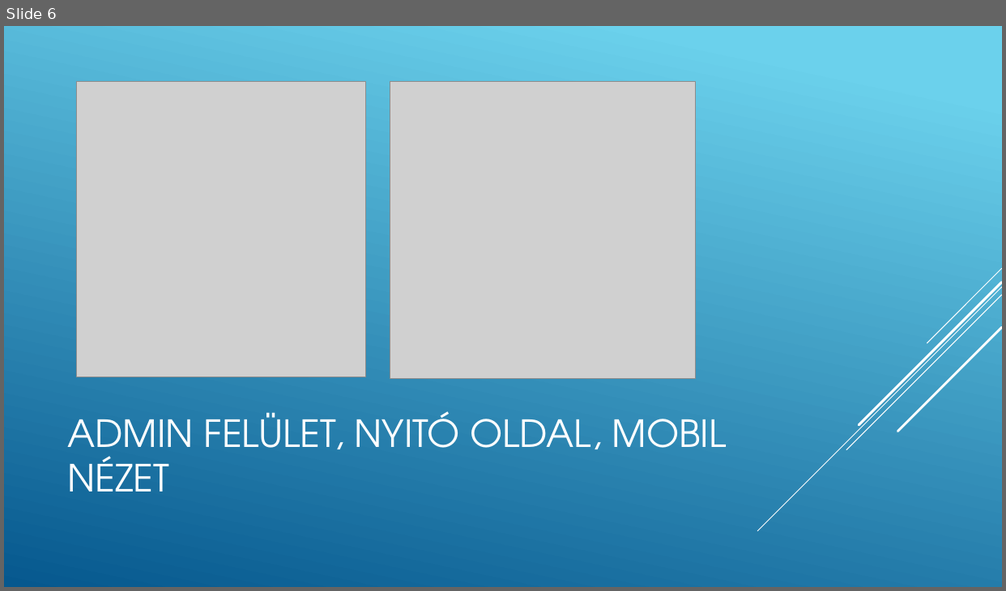
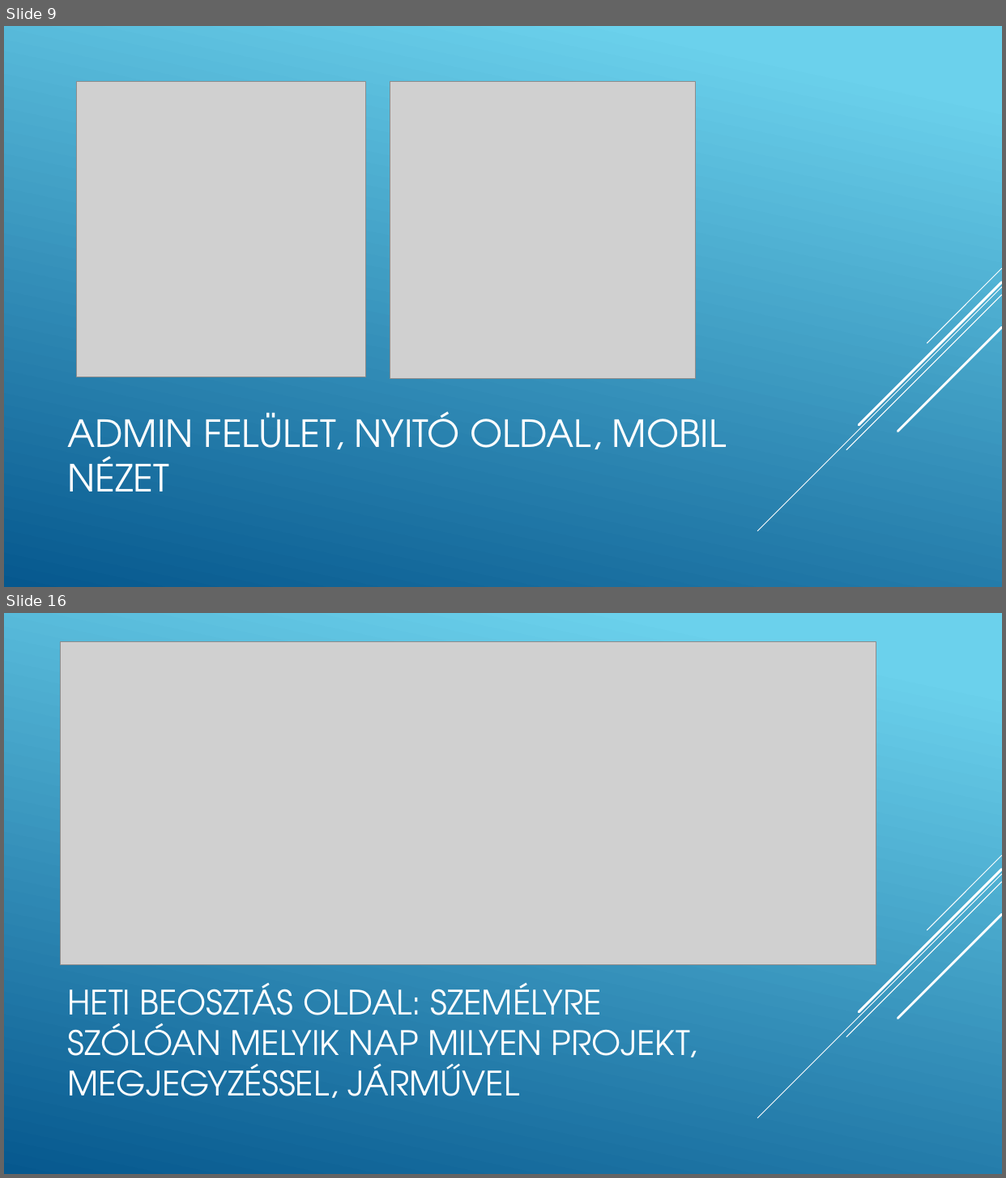
Before and after one commit to GroszFerenc/projektfeladat, a slide deck: grosz_ferenc_prezentacio.pptx. Shown one above the other, each under a label of ours: slide 6 before the commit, slides 9 and 16 after it; the slides between them are not shown. The pictures are 1006x591 and 1006x1178 pixels, drawn with LibreOffice and Linux fonts; fonts in the diff are those of the drawing; grey boxes stand for pictures. Boxes give left, top, right and bottom in pixels: in the first picture for what was removed or moved away, otherwise in the second. Text is boxed around its words. In the diff, an @@ line names an element or a change of style, - is before the commit and + after.

```diff
--- a/grosz_ferenc_prezentacio.pptx
+++ b/grosz_ferenc_prezentacio.pptx
@@ slide 16 added at (4, 613, 1002, 1174), background gradient #6ED2EB to #06588E; not listed: 5 template elements that a slide beside it also shows @@
@@ picture added at (60, 642, 876, 965) @@
@@ title added at (67, 983, 698, 1098), 32.4 pt, text #FFFFFF @@
+HETI BEOSZTÁS OLDAL: SZEMÉLYRE SZÓLÓAN MELYIK NAP MILYEN PROJEKT, MEGJEGYZÉSSEL, JÁRMŰVEL
@@ what was slide 6 is now slide 9 @@
```
Also in this commit, not shown: 8 slides changed, 11 other slides added, 1 other file.
